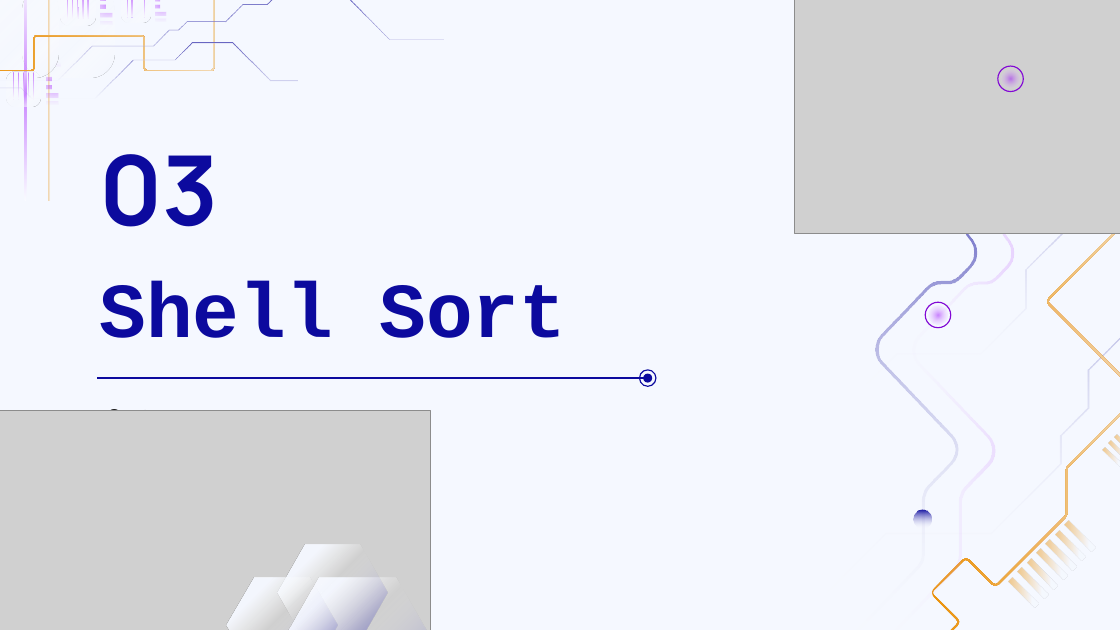
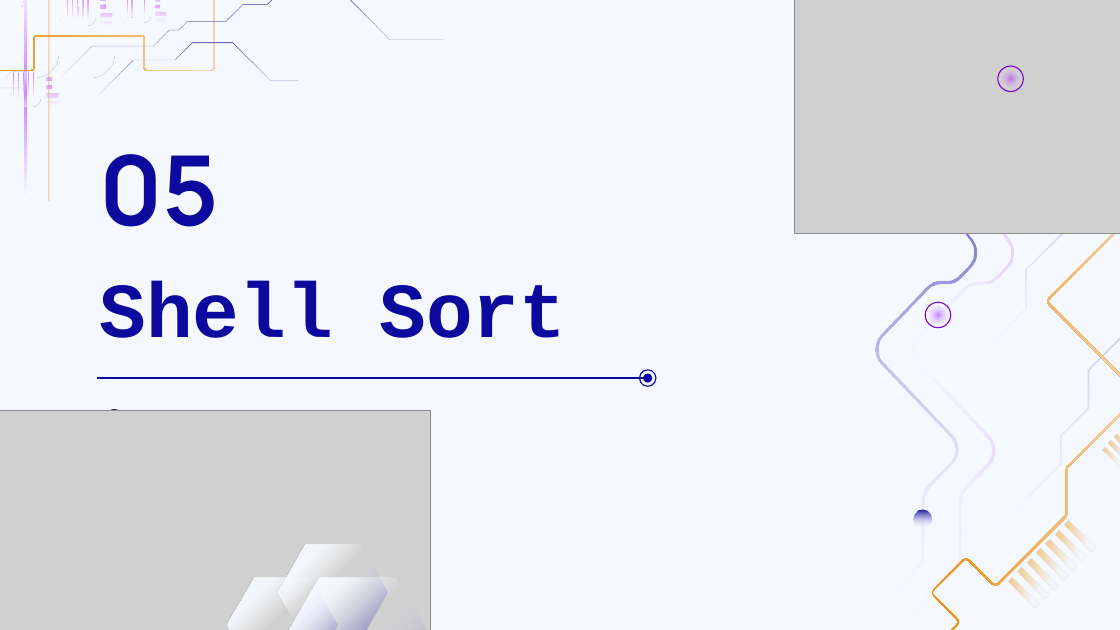
Before and after one commit to biancalautaru/Sorting-Algorithms-Comparison, a slide deck: slide 11 of Algoritmi de sortare.pptx (slide 7 before the commit). Drawn at 1120x630 pixels with LibreOffice and Linux fonts; fonts in the diff are those of the drawing; grey boxes stand for pictures. Boxes give left, top, right and bottom in pixels: in the first picture for what was removed or moved away, otherwise in the second. Text is boxed around its words. In the diff, an @@ line names an element or a change of style, - is before the commit and + after.

```diff
--- a/Algoritmi de sortare.pptx
+++ b/Algoritmi de sortare.pptx
@@ title at [99,154,219,227]: text changed @@
-03
+05
```
Also in this commit, not shown: 5 other slides changed, 4 slides added, 2 slides removed, 3 other files.
